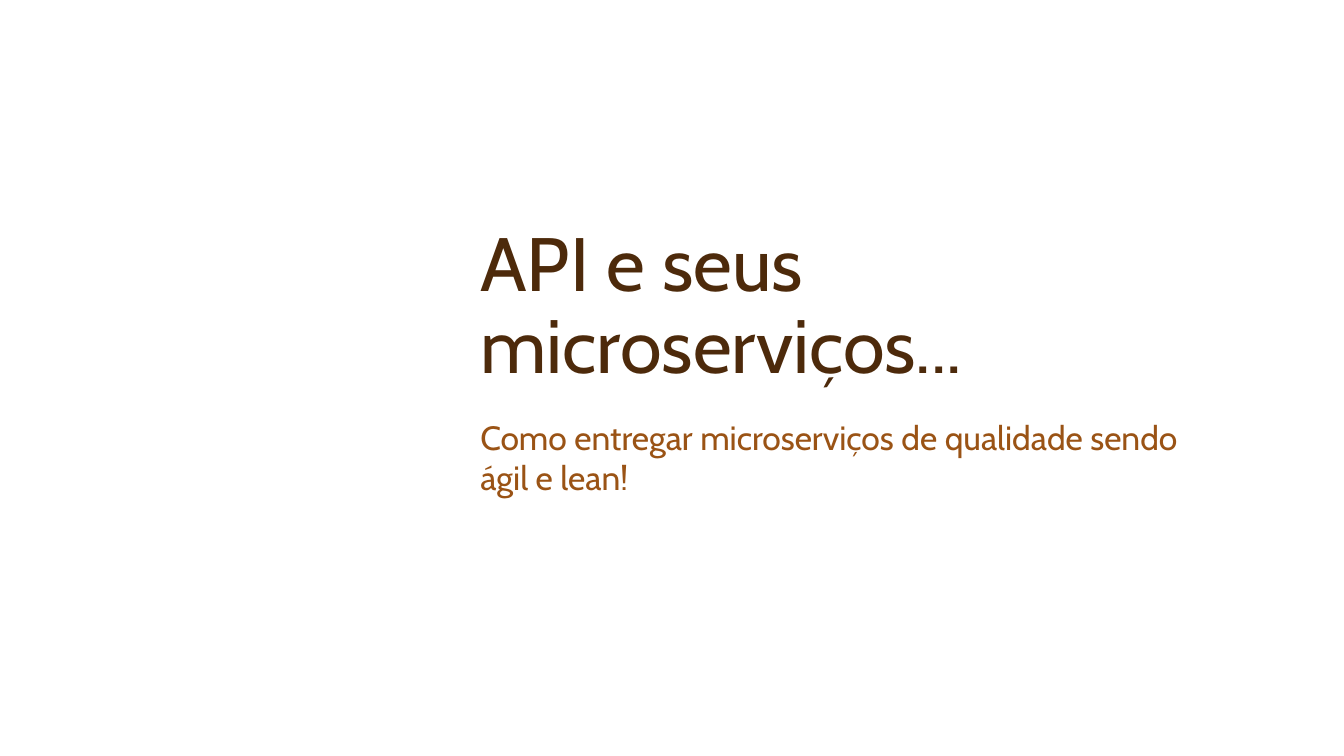
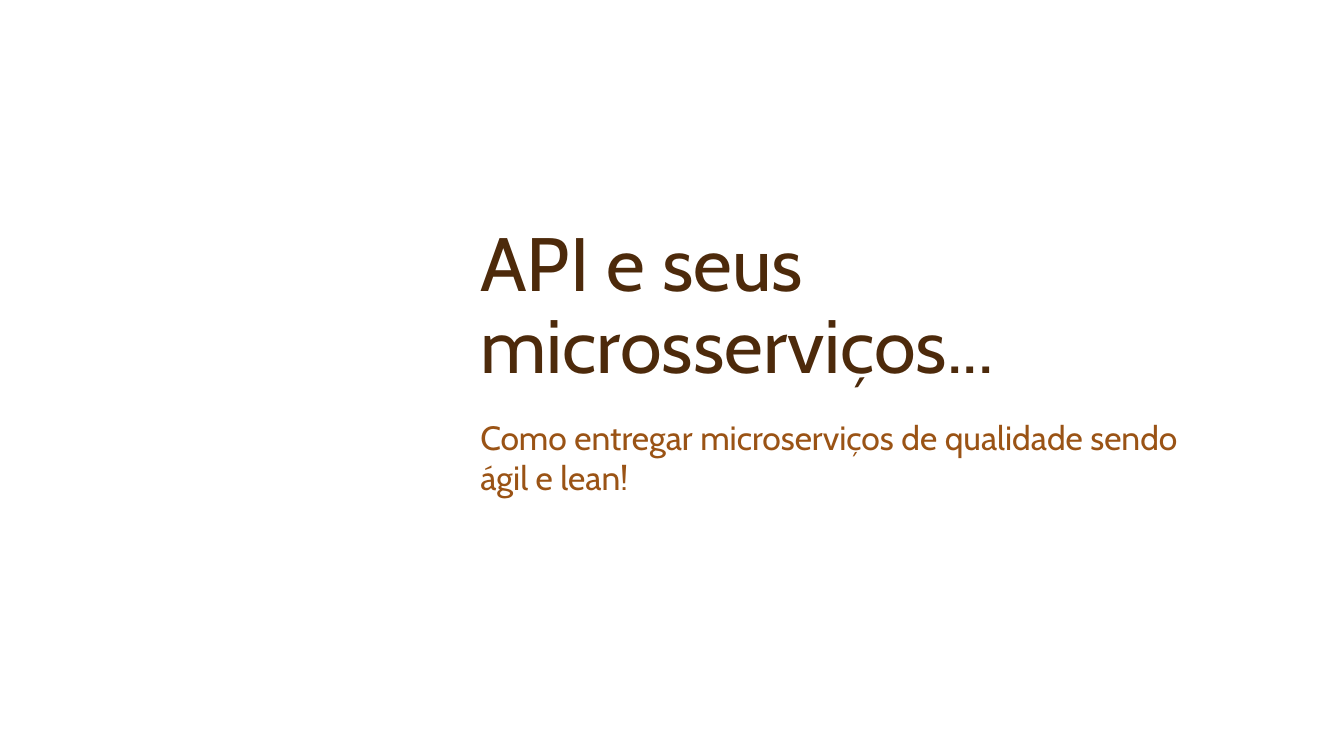
Before and after one commit to jeanjn/apresentacao.itau.microservices, a slide deck: slide 1 of API no mundo perfeito.pptx. Drawn at 1344x756 pixels with LibreOffice and Linux fonts; fonts in the diff are those of the drawing; background and template pictures are left out. Boxes give left, top, right and bottom in pixels: in the first picture for what was removed or moved away, otherwise in the second. Text is boxed around its words. In the diff, an @@ line names an element or a change of style, - is before the commit and + after.

```diff
--- a/API no mundo perfeito.pptx
+++ b/API no mundo perfeito.pptx
@@ title at (480,238,993,388): text changed @@
-API e seus microserviços...
+API e seus microsserviços...
```
Also in this commit, not shown: 1 other file.
